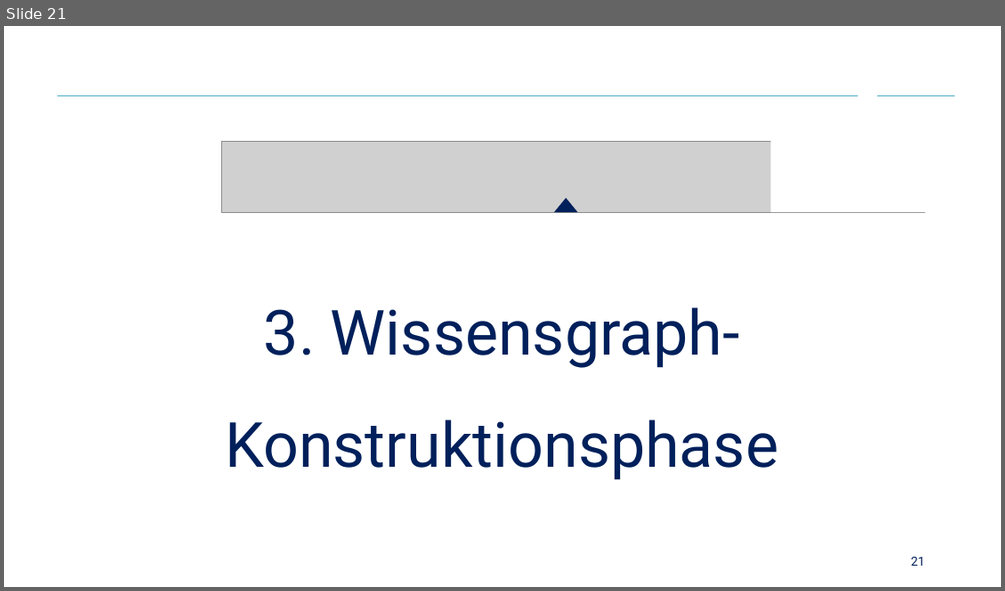
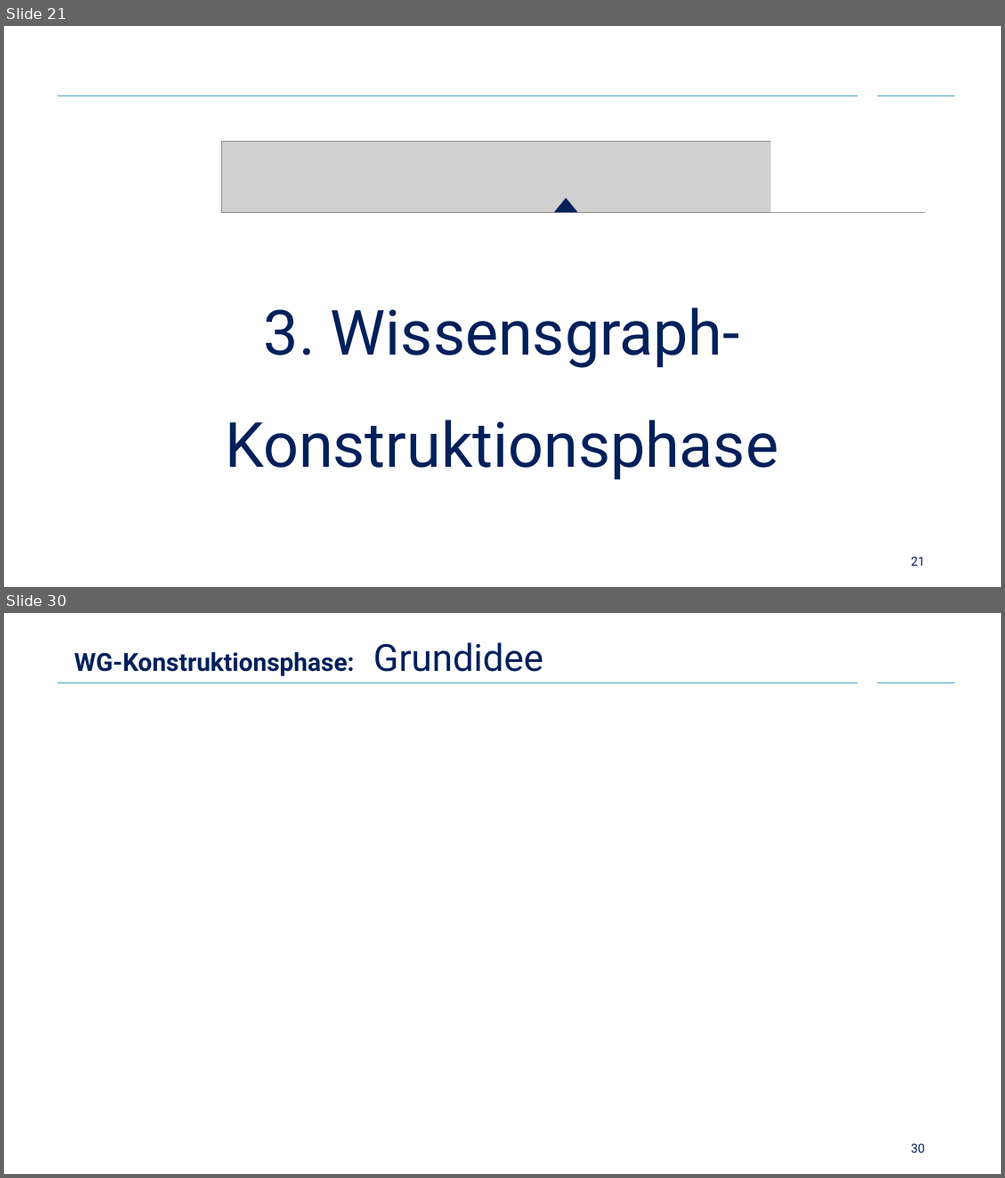
Before and after one commit to Cortys/bachelor-thesis, a slide deck: presentation/presentation.pptx. Shown one above the other, each under a label of ours: slide 21 before the commit, slides 21 and 30 after it; the slides between them are not shown. The pictures are 1005x591 and 1005x1178 pixels, drawn with LibreOffice and Linux fonts; fonts in the diff are those of the drawing; grey boxes stand for pictures; background and template pictures are left out. Boxes give left, top, right and bottom in pixels: in the first picture for what was removed or moved away, otherwise in the second. Text is boxed around its words. In the diff, an @@ line names an element or a change of style, - is before the commit and + after.

```diff
--- a/presentation/presentation.pptx
+++ b/presentation/presentation.pptx
@@ slide 30 added at (x1=4, y1=613, x2=1001, y2=1174), background #FFFFFF; not listed: 2 template elements that a slide beside it also shows @@
@@ title added at (x1=74, y1=642, x2=543, y2=676), 24 pt, text #00205B, bold @@
+WG-Konstruktionsphase: Grundidee
@@ page number added at (x1=911, y1=1143, x2=925, y2=1152), 12 pt, text #00205B @@
+30
```
Also in this commit, not shown: 2 slides changed, 15 other slides added, 13 other files.
